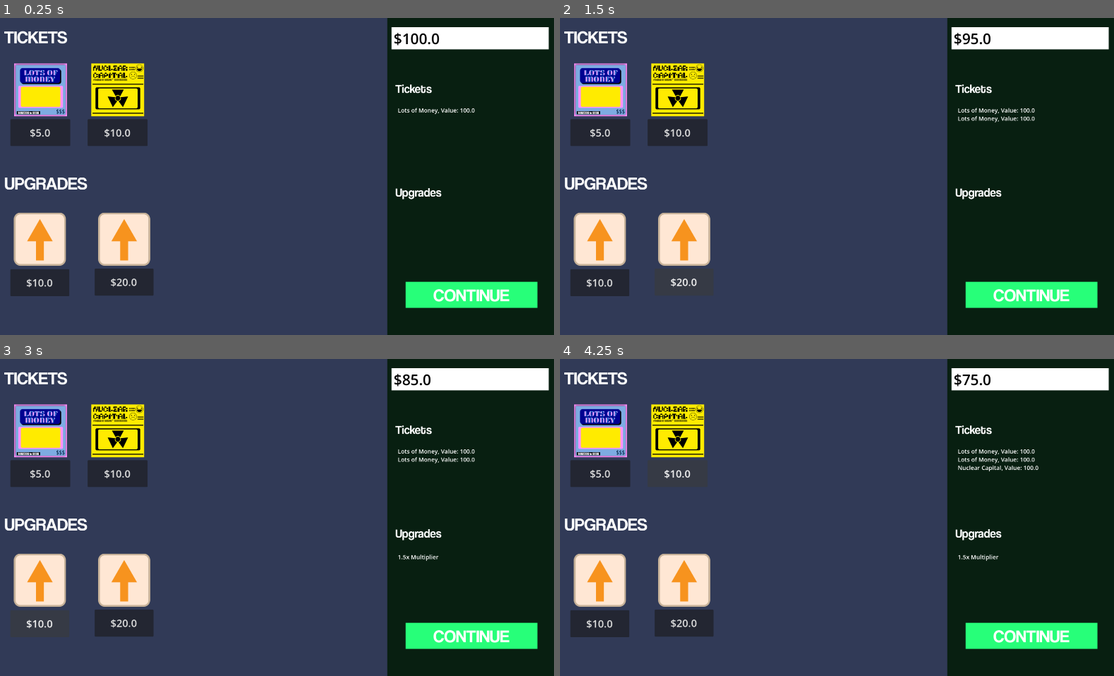
Above: before the commit, frames 1-4 (two rows, left to right).
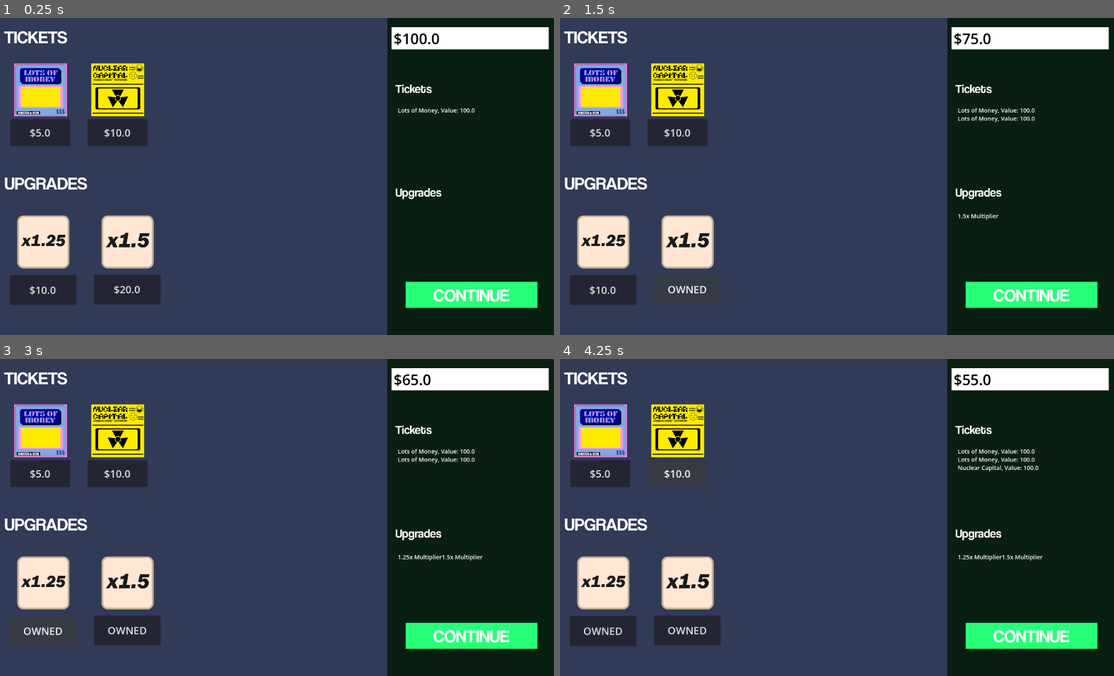
Above: after the commit, the same moments.

Repository: Hien-Trinh/ScratchOff
Game: Godot game, scene res://shop_menu.tscn
The game is run twice, just before and just after one commit, with the same random seed, the same clock (stepped at 60 frames per second) and the same inputs. This scene is started directly instead of the project's main scene.
Inputs (mouse positions are in pixels of both pictures, inside the frame that each line leads up to):
- Up to frame 1 (0.25 s): no input
- Up to frame 2 (1.5 s): click "$5.0" at 0.5 s; click "$20.0" at 1.25 s
- Up to frame 3 (3 s): click (127, 631) at 2 s, where only the run after the commit has a clickable "OWNED"; click "$10.0" at 2.75 s
- Up to frame 4 (4.25 s): click "$10.0" at 3.5 s

The runs differ from the first frame. In frame 1, 3.3% of the frame differs, in the area x 1-29%, y 61-91%; in frame 2, 2.8%; in frame 3, 2.9%; in frame 4, 3.5%, in the area x 1-88%, y 4-91%.

Commit message:
Improved file management

Diff:
--- a/scripts/buy_item.gd
+++ b/scripts/buy_item.gd
@@ -2,7 +2,6 @@
 
 @export var buy_cost : float
 @export var buy_name : String
-@export var buy_texture : Texture2D
 @export var is_upgrade : bool
 
 # Only used for ticket items
@@ -32,7 +31,7 @@
 			upgrade_already_owned = true
 			GameManager.set_balance(GameManager.get_balance() - buy_cost)
 			print("Upgrade bought!")
-	else: self.text = "OWNED"
+			self.text = "OWNED"
 
 func _on_pressed():
 	var diff : float = GameManager.get_balance() - buy_cost
--- a/scripts/game_manager.gd
+++ b/scripts/game_manager.gd
@@ -23,10 +23,6 @@
 	init_upgrade_dict()
 	add_ticket(generate_ticket("LotsOfMoney"))
 	print(ticketList)
-
-# Called every frame. 'delta' is the elapsed time since the previous frame.
-func _process(_delta):
-	pass
 
 func add_ticket(cardItem : CardItem):
 	# Add item to ticketList Array
@@ -83,19 +79,21 @@
 
 # Reward sprite preload
 func init_reward_dict():
-	#reward_dict[0] = preload("res://assets/scratch_reward/1.png")
-	#reward_dict[1] = preload("res://assets/scratch_reward/5.png")
-	#reward_dict[2] = preload("res://assets/scratch_reward/10.png")
-	#reward_dict[3] = preload("res://assets/scratch_reward/25.png")
-	#reward_dict[4] = preload("res://assets/scratch_reward/50.png")
-	#reward_dict[5] = preload("res://assets/scratch_reward/100.png")
-	reward_dict[5] = preload("res://assets/scratch_reward/temp_scratch_100.png")
-	#reward_dict[6] = preload("res://assets/scratch_reward/500.png")
-	#reward_dict[7] = preload("res://assets/scratch_reward/1000.png")
+	reward_dict[0] = preload("res://assets/scratch_reward/s1.png")
+	reward_dict[1] = preload("res://assets/scratch_reward/s5.png")
+	reward_dict[2] = preload("res://assets/scratch_reward/s10.png")
+	reward_dict[3] = preload("res://assets/scratch_reward/s25.png")
+	reward_dict[4] = preload("res://assets/scratch_reward/s50.png")
+	reward_dict[5] = preload("res://assets/scratch_reward/s100.png")
+	reward_dict[5] = preload("res://assets/scratch_reward/s100.png")
+	reward_dict[6] = preload("res://assets/scratch_reward/s500.png")
+	reward_dict[7] = preload("res://assets/scratch_reward/s1000.png")
 
 func init_upgrade_dict():
 	var mult1_texture = preload("res://assets/upgrades/temp_up.svg")
-	upgrade_dict["Mult1"] = MultiplierUpgrade.new("1.5x Multiplier", mult1_texture, 1.5)
+	upgrade_dict["Mult1"] = MultiplierUpgrade.new("1.25x Multiplier", mult1_texture, 1.25)
+	var mult2_texture = preload("res://assets/upgrades/mult_1.5.png")
+	upgrade_dict["Mult2"] = MultiplierUpgrade.new("1.5x Multiplier", mult2_texture, 1.5)
 	print(upgrade_dict)
 
 func generate_ticket(ticket_key : String):
--- a/shop_menu.tscn
+++ b/shop_menu.tscn
@@ -1,11 +1,12 @@
 [gd_scene format=3 uid="uid://pt43fdks8vno"]
 
 [ext_resource type="PackedScene" uid="uid://d3fh7koe6c1bg" path="res://inventory.tscn" id="1_68nve"]
-[ext_resource type="Texture2D" uid="uid://de7emop815p5h" path="res://assets/upgrades/temp_up.svg" id="2_68nve"]
 [ext_resource type="Texture2D" uid="uid://deobaci2cicvx" path="res://assets/cards/lots-of-money.png" id="2_f8gav"]
 [ext_resource type="Texture2D" uid="uid://dt8ojhx3dmwmg" path="res://assets/cards/NuclearCapital180.png" id="2_qejid"]
 [ext_resource type="LabelSettings" uid="uid://buxtvmxr8t4no" path="res://themes/shop_header.tres" id="2_rh1mo"]
+[ext_resource type="Texture2D" uid="uid://30kkqo3dkldn" path="res://assets/upgrades/mult_1.5.png" id="5_8fj20"]
 [ext_resource type="Script" uid="uid://7tcsu8ee704u" path="res://scripts/buy_item.gd" id="5_f8gav"]
+[ext_resource type="Texture2D" uid="uid://cotdew5qhai5t" path="res://assets/upgrades/mult__1.25.png" id="7_0atty"]
 
 [sub_resource type="CanvasTexture" id="CanvasTexture_rh1mo"]
 diffuse_texture = ExtResource("2_f8gav")
@@ -61,7 +62,6 @@
 script = ExtResource("5_f8gav")
 buy_cost = 5.0
 buy_name = "LotsOfMoney"
-buy_texture = ExtResource("2_f8gav")
 metadata/_edit_use_anchors_ = true
 
 [node name="TicketHeader" type="Label" parent="Tickets" unique_id=832677860]
@@ -95,7 +95,7 @@
 anchor_bottom = 17.216663
 offset_bottom = 6.1035156e-05
 pivot_offset = Vector2(117, 117)
-texture = ExtResource("2_68nve")
+texture = ExtResource("5_8fj20")
 metadata/_edit_use_anchors_ = true
 
 [node name="Button" type="Button" parent="Upgrades/Upgrade2" unique_id=1757481241]
@@ -109,8 +109,7 @@
 text = "TEMP"
 script = ExtResource("5_f8gav")
 buy_cost = 20.0
-buy_name = "Upgrade2"
-buy_texture = ExtResource("2_68nve")
+buy_name = "Mult2"
 is_upgrade = true
 metadata/_edit_use_anchors_ = true
 
@@ -126,7 +125,7 @@
 offset_right = 170.20828
 offset_bottom = 656.2221
 pivot_offset = Vector2(117, 117)
-texture = ExtResource("2_68nve")
+texture = ExtResource("7_0atty")
 metadata/_edit_use_anchors_ = true
 
 [node name="Button" type="Button" parent="Upgrades/Upgrade1" unique_id=568708131]
@@ -141,7 +140,6 @@
 script = ExtResource("5_f8gav")
 buy_cost = 10.0
 buy_name = "Mult1"
-buy_texture = ExtResource("2_68nve")
 is_upgrade = true
 metadata/_edit_use_anchors_ = true
 
@@ -183,7 +181,6 @@
 script = ExtResource("5_f8gav")
 buy_cost = 10.0
 buy_name = "NuclearCapital"
-buy_texture = ExtResource("2_qejid")
 metadata/_edit_use_anchors_ = true
 
 [node name="Label" type="Label" parent="." unique_id=1783742071]
Renamed: assets/money_amts/s1.png -> assets/scratch_reward/s1.png
Not shown, added: assets/scratch_reward/s1.png.import
Renamed: assets/money_amts/s10.png -> assets/scratch_reward/s10.png
Not shown, changed: assets/scratch_reward/s10.png.import
Renamed: assets/money_amts/s100.png -> assets/scratch_reward/s100.png
Not shown, changed: assets/scratch_reward/s100.png.import
Renamed: assets/money_amts/s1000.png -> assets/scratch_reward/s1000.png
Not shown, changed: assets/scratch_reward/s1000.png.import
Renamed: assets/money_amts/s25.png -> assets/scratch_reward/s25.png
Not shown, changed: assets/scratch_reward/s25.png.import
Renamed: assets/money_amts/s250.png -> assets/scratch_reward/s250.png
Not shown, changed: assets/scratch_reward/s250.png.import
(and 14 more such lines)
